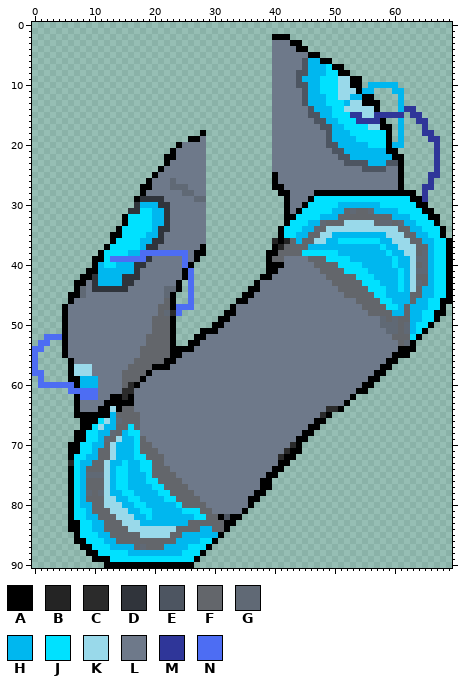
One commit to this sprite sheet: public/assets/Player/Skin1/bodyWithWeapon.png. The picture above was drawn from the file before the commit.
The file is 71x91 pixels. The old version is drawn lined up with the new one, on the new canvas.
Palette (. is transparent): A #000000  B #242424  C #2b2b2b  D #30343b  E #4d5561  F #63666b  G #606975  H #00b7ef  J #00e1ff  K #99d9ea  L #6e798a  M #2f3699  N #4d6df3
Pixels before (only the part around the change), first column x 11:
 0 ..........................................
 1 ..........................................
 2 .............................AAA..........
 3 .............................LLLAA........
 4 .............................LLLLAA.......
 5 .............................LLLLLLAA.....
 6 .............................LLLLLEHHAA...
 7 .............................LLLLLEHHHJAA.
 8 .............................LLLLEEHHHJJAA
 9 .............................LLLLEHHHJJJKK
10 .............................LLLLEEHHJJJKK
11 .............................LLLLLEHHJJJKK
12 .............................LLLLLEHHHJJKK
13 .............................LLLLLEHHHJJJH
14 .............................LLLLLLEHHHJJK
15 .............................LLLLLLEEHHJJJ
16 .............................LLLLLLLEEHHJJ
17 .............................LLLLLLLLEEHHJ
18 .................A...........LLLLLLLLLEHHH
19 ...............AAL...........LLLLLLLLLEHHH
20 .............ALLLL...........LLLLLLLLLEEHH
21 ............ALLLLL...........LLLLLLLLLLEEH
22 ...........AALLLLL...........LLLLLLLLLLLEE
23 ...........ALLLLLL...........LLLLLLLLLLLLE
24 ..........ALLLLLLL...........LLLLLLLLLLLLL
25 .........ALLLLLLLL...........ALLLLLLLLLLLL
26 ........ALLLGLLLLL...........ALLLLLLLLLLLL
27 .......AALLLGGGLLL...........AALLLLLLLLLLL
28 .......ALLLLLLGGLL............AALLLLAAAAAA
29 ......ADDDDLLLLLGG.............ALLLAJJJJJJ
30 ......DHHHDDLLLLLL.............ALLAJJJJJHH
31 .....DDJJHHDLLLLLL.............ALAJJJJJHHF
32 ....AJJJJHHDLLLLLL.............AAJJJJHHHFF
33 ....AJJJJHHDLLLLLL.............AJJJHHGFFFK
34 ...AJJJJJHDDLLLLLL............AJJJHHGFKKKK
35 ..AAJJJJHHDLLLLLLL............AJJHHFFKKHHH
36 ..AJJJJHHDDLLLLLLL...........BABFHFFKKHHJJ
37 .AJJJJJHDDLLLLLLLA...........ABFFFFHHHHHHH
38 AJJJJHHNNNNNNNNLAA..........AAFFFFJJJJJJHH
39 AJNNNNNNDLLLLLNLA...........AFFLLLLFFFJJJJ
40 HJJHHHDDLLLLLLNA............AAALLLLLFFFFJJ
After the commit:
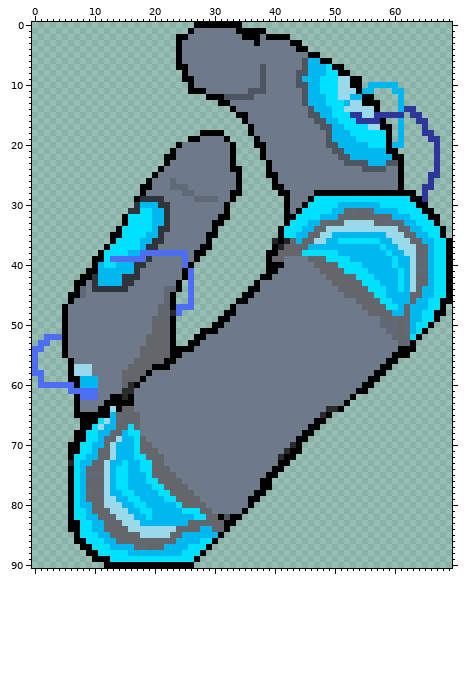
The exact change:
canvas 71x91 -> 70x91, the old top-left corner now at -1,0 (the part of the old canvas that was cut away was empty and is not shown)
Changed rows in their new state; - is an unchanged pixel.
first column x 24:
 0 ---AAAAAAAA-----
 1 --ALLLLLLLAAAAA-
 2 AALLLLLLLLLAAALA
 3 ALLLLLLLLLLLLALL
 4 ALLLLLLLLLLLLLLL
 5 ALLLLLLLLLLLLLLL
 6 ALLLLLLLLLLLLLLL
 7 AALLLLLLLLLLLLEL
 8 -ALLLLLLLLLLLLEL
 9 -AALLLLLLLLLLLEL
10 --ALLLLLLLLLLLEL
11 --AAALLLLLLLEEEL
12 -----AAAEEEEELLL
13 -------AALLLLLLL
14 ---------ALLLLLL
15 ----------AALLLL
16 -----------ALLLL
17 ------------ALLL
18 -----AAA----ALLL
19 -----LLLA----ALL
20 -----LLLLA---AAL
21 -----LLLLA----AL
22 -----LLLLA----AL
23 -----LLLLA-----A
24 -----LLLLAA----A
25 -----LLLLLA----A
26 -----LLLLLA-----
27 -----LLLLLA-----
28 -----LLLLAA-----
29 -----GGLLA------
30 -----LLLA-------
31 -----LLLA-------
32 -----LLAA-------
33 -----LAA--------
34 -----LA---------
35 -----AA---------
36 -----A----------
37 -----A----------
Pixel boxes of the changes (left, top, right, bottom) in both pictures:
added: (176, 22, 272, 250)
